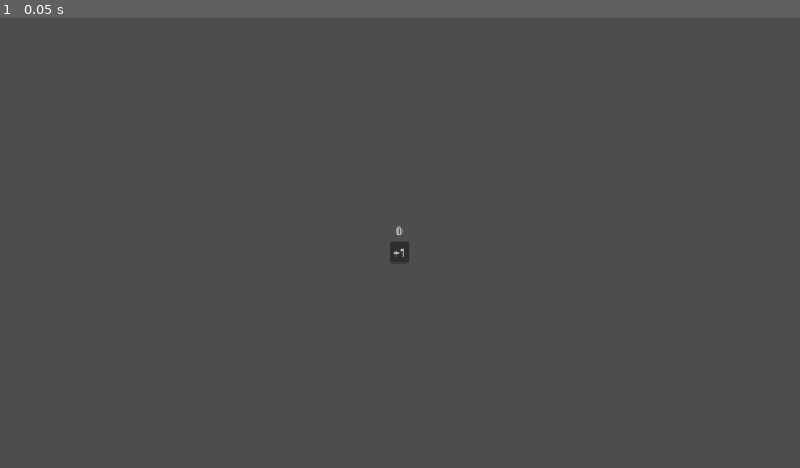
Above: before the commit, frame 1.
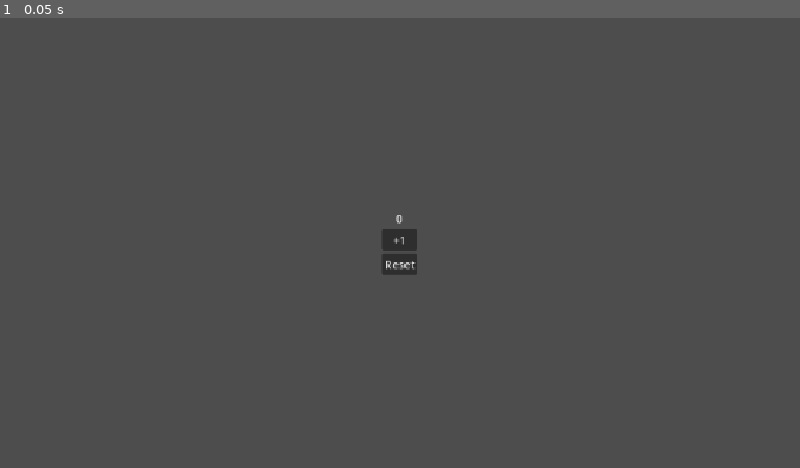
Above: after the commit, the same moment.

Repository: shingchan17/Number-Plus-One
Game: Godot game, scene res://main.tscn
Two runs of this game, one before a commit and one after it. Both use one fixed random seed, a clock stepped at 60 frames per second and the inputs below.
Inputs:
- Up to frame 1 (0.05 s): no input

The runs differ from the first frame. In frame 1, 0.3% of the frame differs, in the area x 47-53%, y 43-58%.

Commit message:
Add reset button

Diff:
--- a/main.gd
+++ b/main.gd
@@ -12,3 +12,8 @@
 func _on_plus_one_button_pressed() -> void:
 	number += 1
 	number_label.text = str(number)
+
+
+func _on_reset_button_pressed() -> void:
+	number = 0
+	number_label.text = str(number)
--- a/main.tscn
+++ b/main.tscn
@@ -31,4 +31,9 @@
 layout_mode = 2
 text = "+1"
 
+[node name="ResetButton" type="Button" parent="CenterContainer/VBoxContainer"]
+layout_mode = 2
+text = "Reset"
+
 [connection signal="pressed" from="CenterContainer/VBoxContainer/PlusOneButton" to="." method="_on_plus_one_button_pressed"]
+[connection signal="pressed" from="CenterContainer/VBoxContainer/ResetButton" to="." method="_on_reset_button_pressed"]
